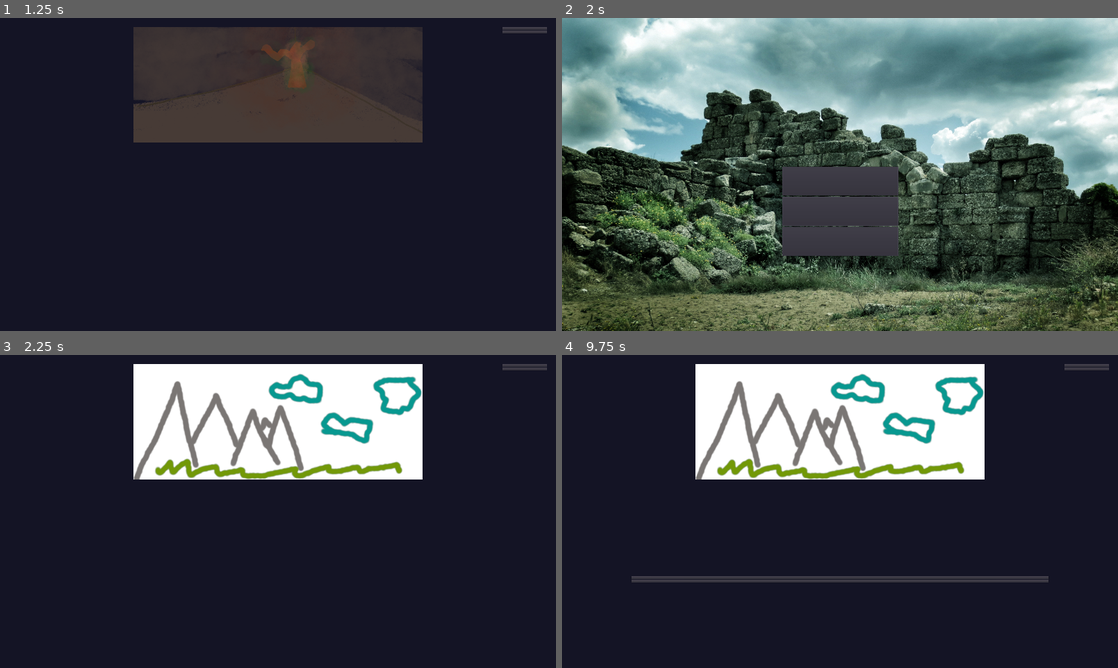
Above: before the commit, frames 1-4 (two rows, left to right).
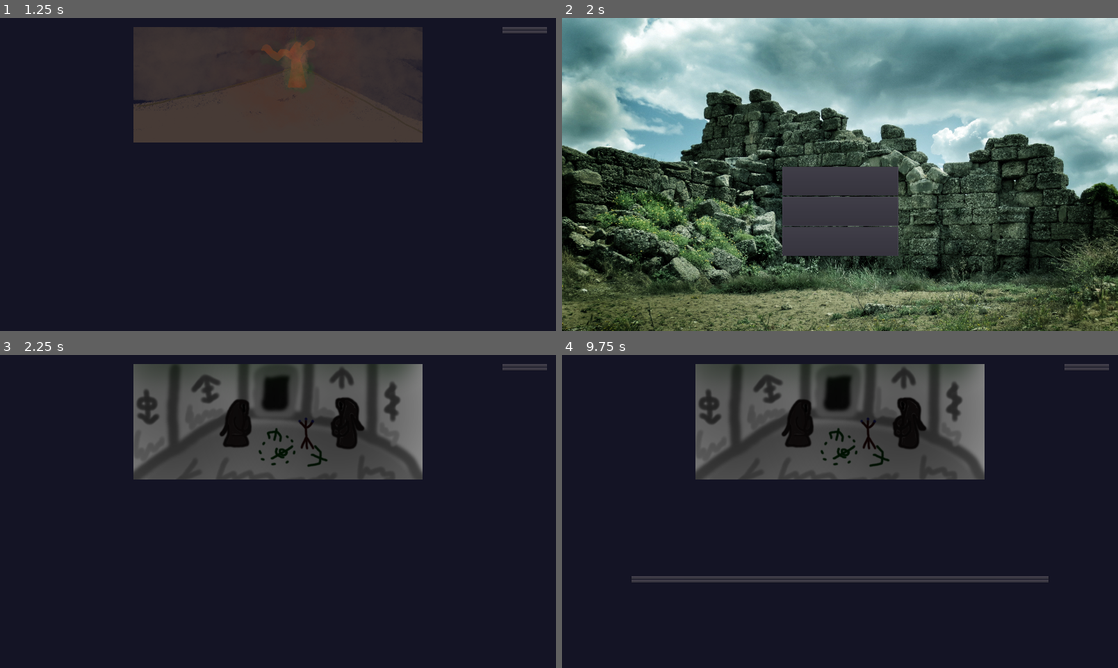
Above: after the commit, the same moments.

Repository: game-jam-team-gut/the-scholar
Game: Godot game, scene res://MainMenu.tscn
Two runs of this game, one before a commit and one after it. Both use one fixed random seed, a clock stepped at 60 frames per second and the inputs below.
Inputs:
- Up to frame 1 (1.25 s): click "Play" at 0.5 s
- Up to frame 2 (2 s): click "MainMenu" at 1.25 s
- Up to frame 3 (2.25 s): click "Play" at 2 s
- Up to frame 4 (9.75 s): tap Enter (ui_accept) at 2.75, 3.02, 3.5, 3.77, 4.25, 5, 5.27, 5.75, 6.02, 6.5, 6.77, 8.27, 9.02 s

Frames 1-2 are identical in both runs. In frame 3, 19% of the frame differs, in the area x 24-76%, y 2-40%; in frame 4, 19%.

Commit message:
Add missing event images

Diff:
--- a/Events/Event13.tscn
+++ b/Events/Event13.tscn
@@ -1,8 +1,12 @@
-[gd_scene load_steps=2 format=2]
+[gd_scene load_steps=3 format=2]
 
 [ext_resource path="res://Event.tscn" type="PackedScene" id=1]
+[ext_resource path="res://Events/Images/13.png" type="Texture" id=2]
 
 [node name="Event" instance=ExtResource( 1 )]
+
+[node name="Image" parent="VBoxContainer2/CenterContainer" index="0"]
+texture = ExtResource( 2 )
 
 [node name="SyndiBox" parent="VBoxContainer2" index="1"]
 DIALOG = "You fell the [`7][^v]wrath of The Blind Idiot God, Nuclear Chaos, Daemon Sultan, Azatoth[`r][^r] washing down upon you.[@end]"
--- a/Events/Event14.tscn
+++ b/Events/Event14.tscn
@@ -1,8 +1,12 @@
-[gd_scene load_steps=2 format=2]
+[gd_scene load_steps=3 format=2]
 
 [ext_resource path="res://Event.tscn" type="PackedScene" id=1]
+[ext_resource path="res://Events/Images/14.png" type="Texture" id=2]
 
 [node name="Event" instance=ExtResource( 1 )]
+
+[node name="Image" parent="VBoxContainer2/CenterContainer" index="0"]
+texture = ExtResource( 2 )
 
 [node name="SyndiBox" parent="VBoxContainer2" index="1"]
 DIALOG = "You feel like as if you should pursue through the ancient ruins, but at the same time your muscles start to ache and your [`3][^t]stomach begins to remind about itself[^r][`r]. It might be a time for a break.[@end]"
--- a/Events/Event19.tscn
+++ b/Events/Event19.tscn
@@ -1,8 +1,12 @@
-[gd_scene load_steps=2 format=2]
+[gd_scene load_steps=3 format=2]
 
 [ext_resource path="res://Event.tscn" type="PackedScene" id=1]
+[ext_resource path="res://Events/Images/19.png" type="Texture" id=2]
 
 [node name="Event" instance=ExtResource( 1 )]
+
+[node name="Image" parent="VBoxContainer2/CenterContainer" index="0"]
+texture = ExtResource( 2 )
 
 [node name="SyndiBox" parent="VBoxContainer2" index="1"]
 DIALOG = "[`4][^v]\"Ph'nglui mglw'nafh Cthulhu R'lyeh wgah'nagl fhtagn\".[`r][^r] [t2]It’s all you need to hear to know …(193 unchanged characters)…
--- a/Events/Event20.tscn
+++ b/Events/Event20.tscn
@@ -1,8 +1,12 @@
-[gd_scene load_steps=2 format=2]
+[gd_scene load_steps=3 format=2]
 
 [ext_resource path="res://Event.tscn" type="PackedScene" id=1]
+[ext_resource path="res://Events/Images/20.png" type="Texture" id=2]
 
 [node name="Event" instance=ExtResource( 1 )]
+
+[node name="Image" parent="VBoxContainer2/CenterContainer" index="0"]
+texture = ExtResource( 2 )
 
 [node name="SyndiBox" parent="VBoxContainer2" index="1"]
 DIALOG = "On your path you find an [`d]accursed statue[`r] of monumental height. It seems to be broken, but at your first guess it seems to represent [`7]Dagon, The Great Old One[`r].[@end]"
Binary file added: Events/Images/13.png
Not shown, added: Events/Images/13.png.import
Binary file added: Events/Images/14.png
Not shown, added: Events/Images/14.png.import
Binary file added: Events/Images/19.png
Not shown, added: Events/Images/19.png.import
Binary file added: Events/Images/20.png
Not shown, added: Events/Images/20.png.import
